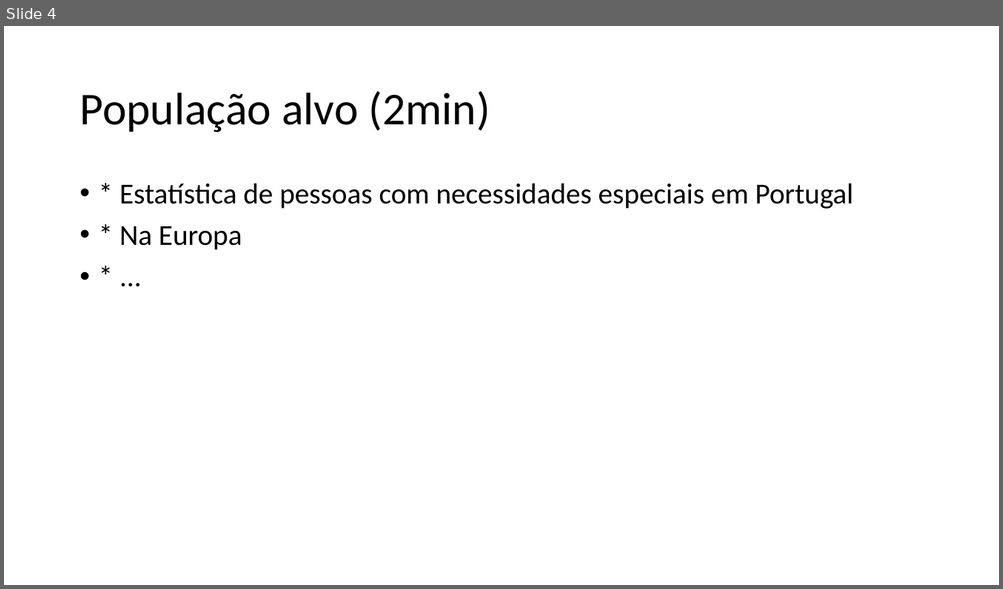
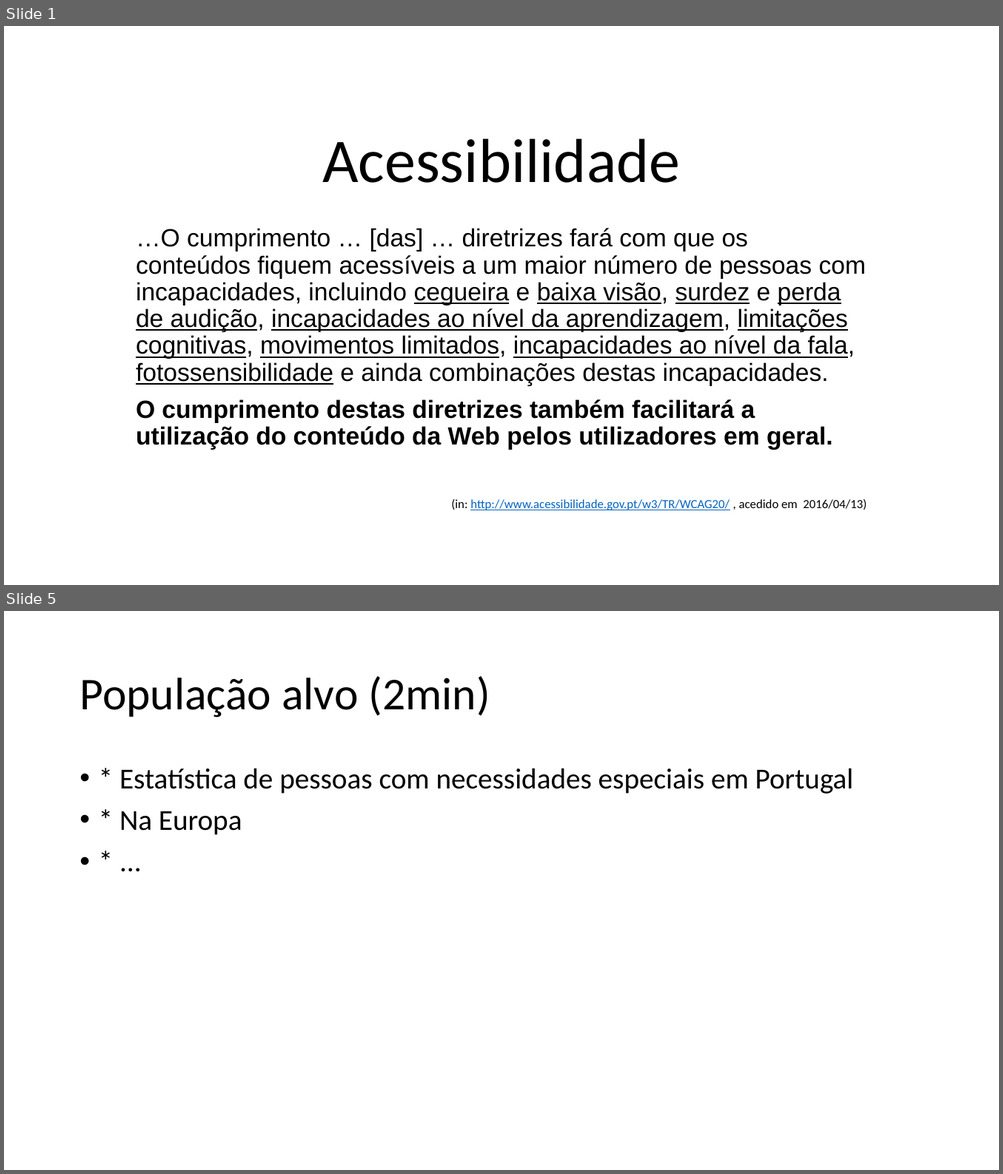
Before and after one commit to aborba/tertulias-nodejs, a slide deck: docs/Accessibility a22908.pptx. Shown one above the other, each under a label of ours: slide 4 before the commit, slides 1 and 5 after it; the slides between them are not shown. The pictures are 1003x589 and 1003x1174 pixels, drawn with LibreOffice and Linux fonts; fonts in the diff are those of the drawing. Boxes give left, top, right and bottom in pixels: in the first picture for what was removed or moved away, otherwise in the second. Text is boxed around its words. In the diff, an @@ line names an element or a change of style, - is before the commit and + after.

```diff
--- a/docs/Accessibility a22908.pptx
+++ b/docs/Accessibility a22908.pptx
@@ slide 1 added at [4,26,999,585], background #FFFFFF @@
@@ title added at [322,138,680,183], 60 pt, text #000000 @@
+Acessibilidade
@@ subtitle added at [136,228,866,511], 24 pt, text #000000 @@
+…O cumprimento … [das] … diretrizes fará com que os conteúdos fiquem acessíveis a um maior número de pessoas com incapacidades, incluindo cegueira e baixa visão, surdez e perda de audição, incapacidades ao nível da aprendizagem, limitações cognitivas, movimentos limitados, incapacidades ao nível da fala, fotossensibilidade e ainda combinações destas incapacidades.
+O cumprimento destas diretrizes também facilitará a utilização do conteúdo da Web pelos utilizadores em geral.
+(in: http://www.acessibilidade.gov.pt/w3/TR/WCAG20/ , acedido em 2016/04/13)
@@ what was slide 4 is now slide 5 @@
```
Also in this commit, not shown: 5 slides changed, 2 other slides added, 1 slide removed.
